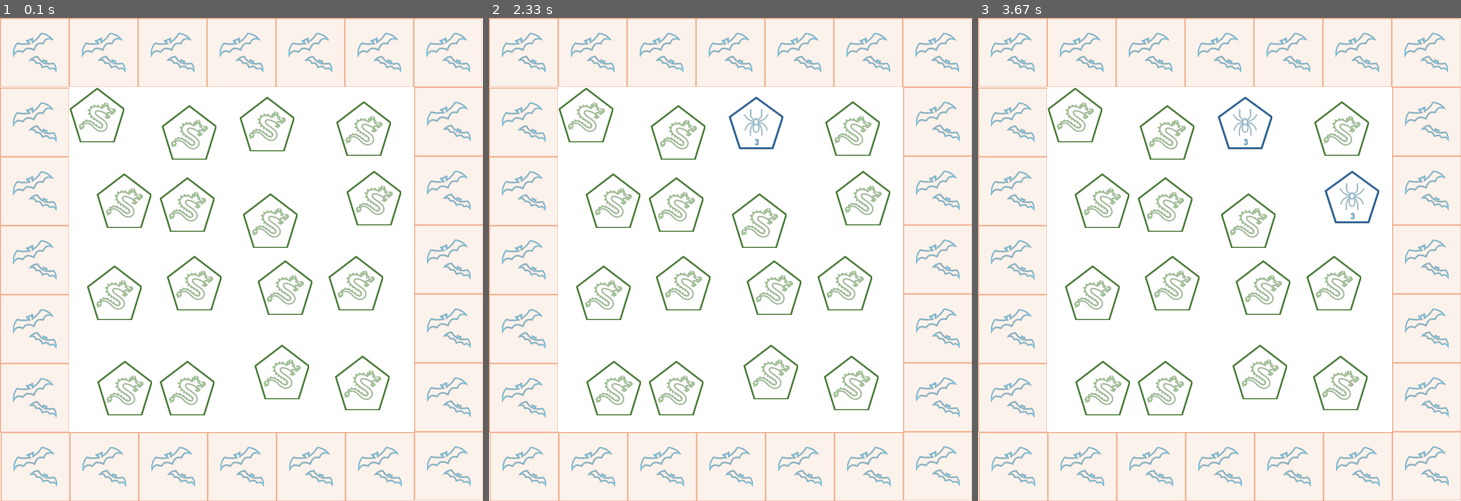
Above: before the commit, frames 1-3 (left to right).
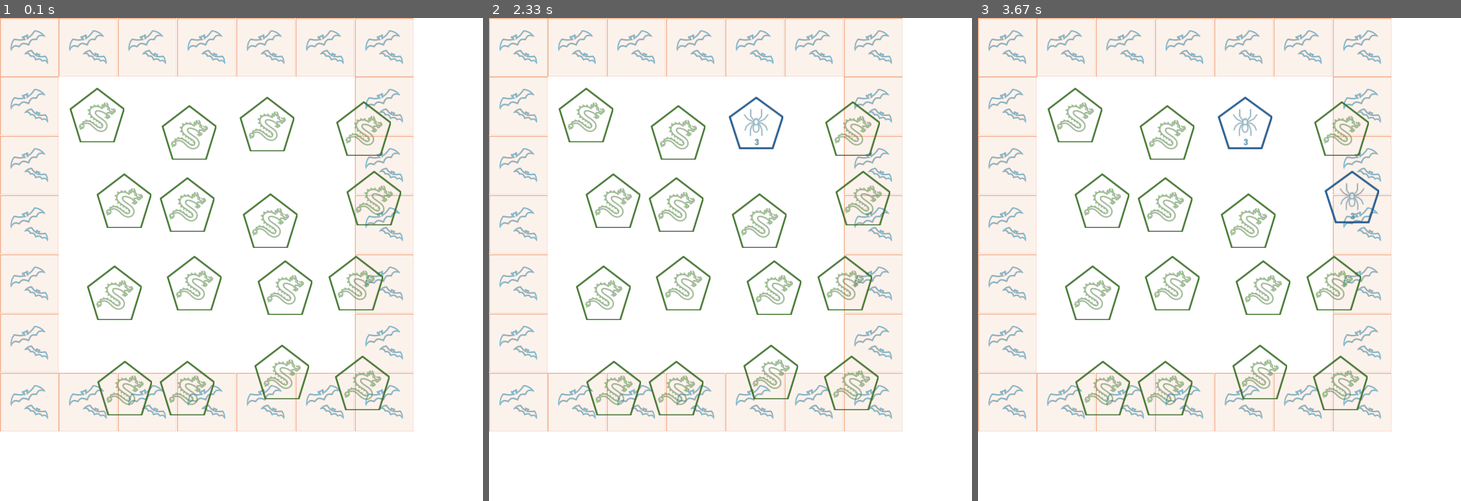
Above: after the commit, the same moments.

Repository: DesmondChongQiXiang/FIT3077
Game: pygame game, started from Sprint2_Game/main.py
Two runs of this game, one before a commit and one after it. Both use one fixed random seed, a clock stepped at 60 frames per second and the inputs below.
Inputs (mouse positions are in pixels of both pictures, inside the frame that each line leads up to):
- Up to frame 1 (0.1 s): no input
- Up to frame 2 (2.33 s): click (580, 187) at 1.38 s; click (909, 428) at 1.72 s; click (740, 95) at 2.05 s
- Up to frame 3 (3.67 s): click (1195, 385) at 2.38 s; click (1205, 177) at 2.72 s; click (1151, 158) at 3.05 s; click (1345, 216) at 3.38 s

The runs differ from the first frame. In frame 1, 11% of the frame differs, in the area x 0-100%, y 0-100%; in frame 2, 11%; in frame 3, 11%.

Commit message:
increased alignment accuracy for default game board

Diff:
--- a/Sprint2_Game/game_objects/game_board/DefaultGameBoard.py
+++ b/Sprint2_Game/game_objects/game_board/DefaultGameBoard.py
@@ -86,7 +86,9 @@
         Author: Shen
         """
         width, height = PygameScreenController_instance().get_screen_size()
-        square_size: int = width // DefaultGameBoard.DIMENSION_CELL_COUNT
+        main_width, main_height = width - width // DefaultGameBoard.DIMENSION_CELL_COUNT, height - height // DefaultGameBoard.DIMENSION_CELL_COUNT
+        square_size: float = main_width / DefaultGameBoard.DIMENSION_CELL_COUNT
+
         draw_instructions: list[DrawAssetInstruction] = []
 
         # setting draw data in clockwise pattern, starting at top left
@@ -100,16 +102,16 @@
                 continue
 
             if i < i_top:  # draw top row
-                tile.set_draw_data(TileDrawData((square_size * i, 0), (square_size, square_size)))
+                tile.set_draw_data(TileDrawData((int(square_size * i), 0), (int(square_size), int(square_size))))
             elif i < i_right:  # draw right column
                 factor: int = i - i_top + 1
-                tile.set_draw_data(TileDrawData((width - square_size, square_size * factor), (square_size, square_size)))
+                tile.set_draw_data(TileDrawData((int(main_width - square_size), int(square_size * factor)), (int(square_size), int(square_size))))
             elif i < i_bottom:  # draw bottom column
                 factor: int = i - i_right + 1
-                tile.set_draw_data(TileDrawData((width - square_size * (factor + 1), height - square_size), (square_size, square_size)))
+                tile.set_draw_data(TileDrawData((int(main_width - square_size * (factor + 1)), int(main_height - square_size)), (int(square_size), int(square_size))))
             else:  # draw left column
                 factor: int = i - i_bottom + 1
-                tile.set_draw_data(TileDrawData((0, height - square_size * (factor+1)), (square_size, square_size)))
+                tile.set_draw_data(TileDrawData((0, int(main_height - square_size * (factor+1))), (int(square_size), int(square_size))))
 
         # getting draw instructions after setting draw data
         for tile in self.__main_tile_sequence:
